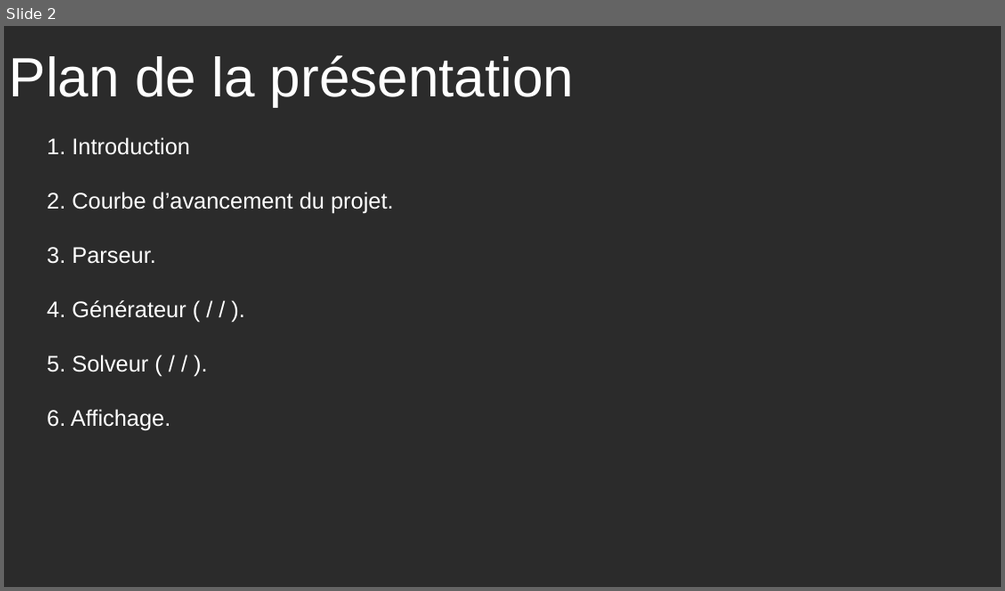
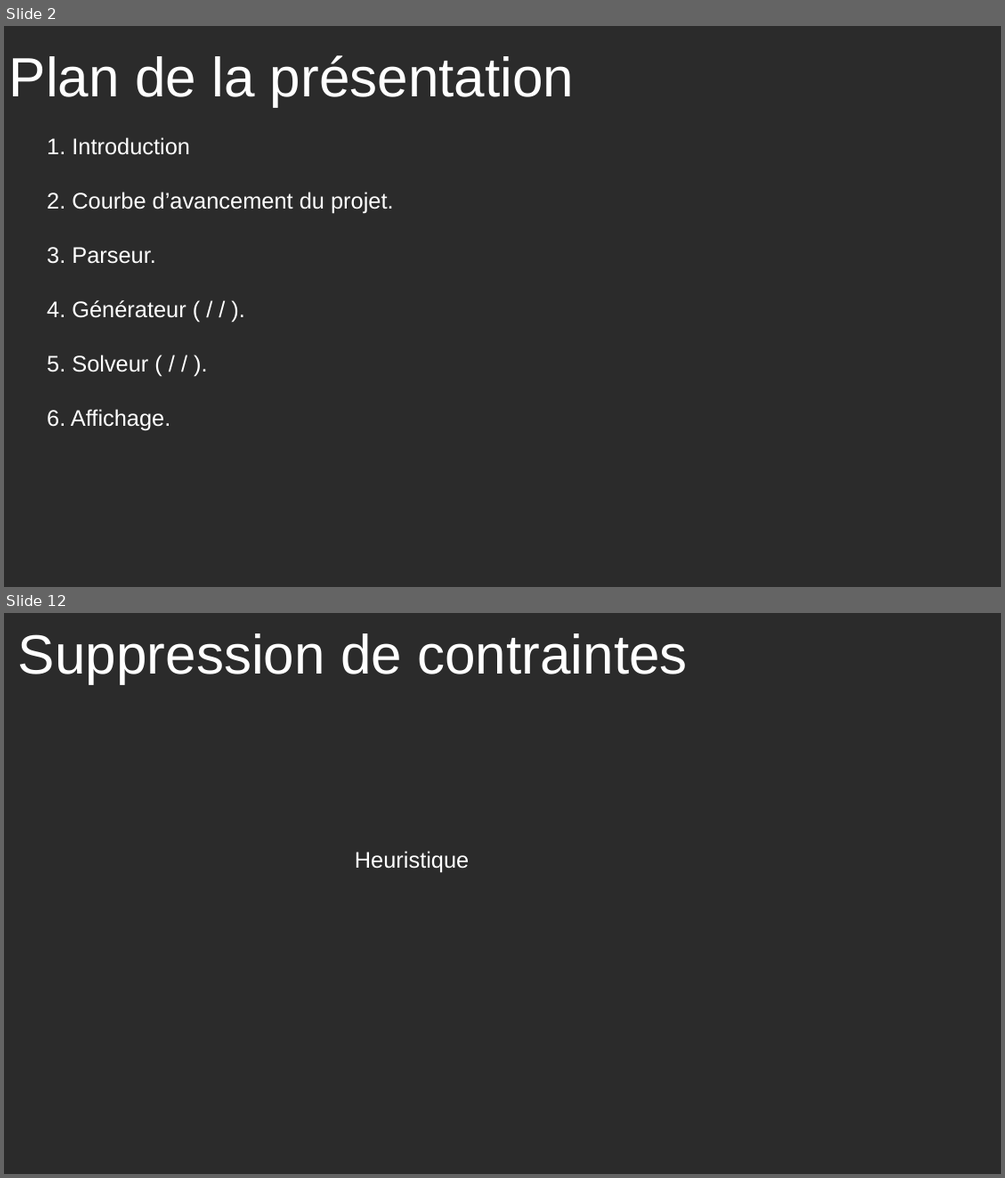
Before and after one commit to Aquaj/slitherlink-solver, a slide deck: slitherlink/doc/Presentation.odp. Shown one above the other, each under a label of ours: slide 2 before the commit, slides 2 and 12 after it; the slides between them are not shown. The pictures are 1005x591 and 1005x1178 pixels, drawn with LibreOffice and Linux fonts; fonts in the diff are those of the drawing; background and template pictures are left out; a plain dark background stands for a picture behind light text. Boxes give left, top, right and bottom in pixels: in the first picture for what was removed or moved away, otherwise in the second. Text is boxed around its words. In the diff, an @@ line names an element or a change of style, - is before the commit and + after.

```diff
--- a/slitherlink/doc/Presentation.odp
+++ b/slitherlink/doc/Presentation.odp
@@ slide 12 added at box(4, 613, 1001, 1174), background picture (left out) @@
@@ title added at box(18, 633, 687, 684), 44 pt, text #FFFFFF @@
+Suppression de contraintes
@@ text added at box(355, 851, 469, 872), 18 pt, text #FFFFFF @@
+Heuristique
```
Also in this commit, not shown: 5 slides changed, 12 other slides added, 2 slides removed, 7 other files.
